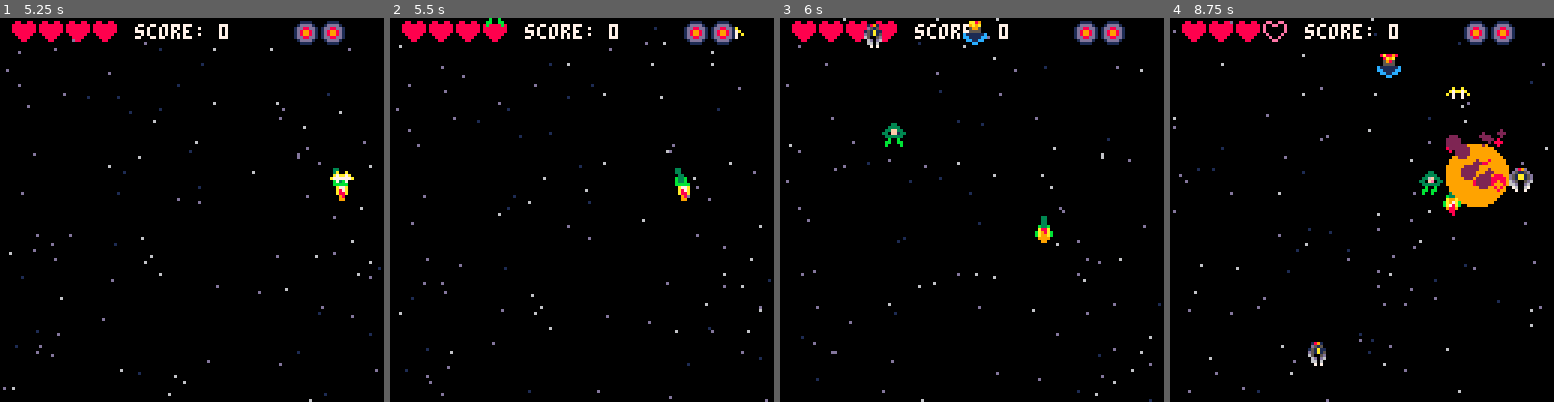
Above: before the commit, frames 1-4 (left to right).
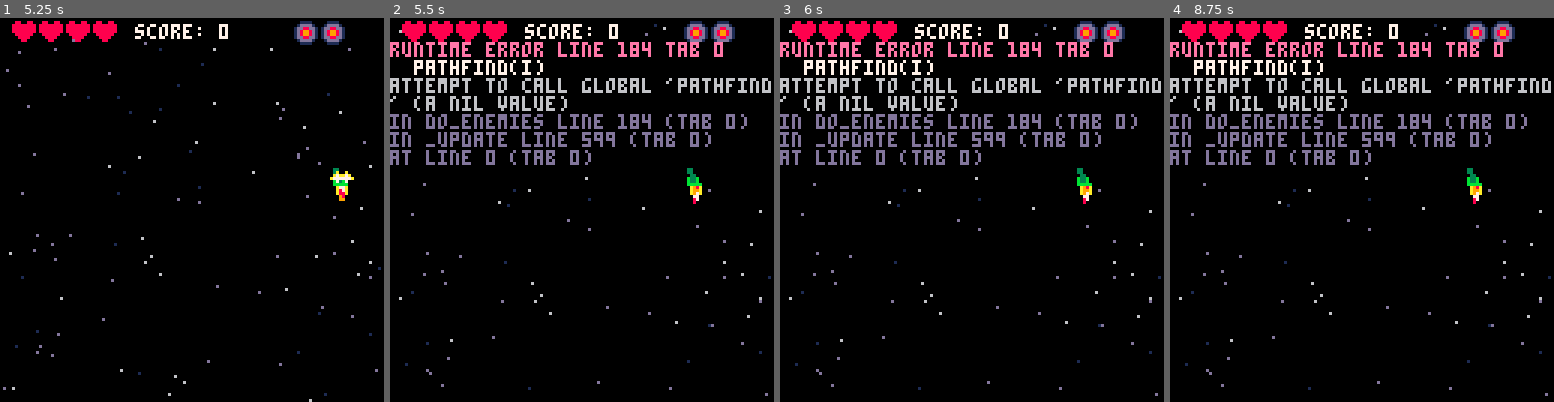
Above: after the commit, the same moments.

Repository: mathyousee/theyre-coming-p8
Game: PICO-8 cartridge theyrecoming.p8
Two runs of this game, one before a commit and one after it. Both use one fixed random seed, a clock stepped at 60 frames per second and the inputs below.
Inputs:
- Up to frame 1 (5.25 s): tap X (X key) at 0.33, 1.07, 1.85, 2.97, 4.08, 5.2 s; tap O (Z key) at 0.7, 1.7, 2.1, 2.5, 2.9, 3.3, 3.7, 4.1, 4.5, 4.9 s; hold Right 1.6-2.1 s; hold Up 2.15-2.42 s; hold Right 2.47-3.03 s; hold Left 3.08-3.58 s; hold Down 3.63-3.97 s; hold Right 4.02-4.68 s; hold Up 4.73-5.03 s; hold Left from 5.08 s (still down)
- Up to frame 2 (5.5 s): keep holding Left; tap O (Z key) at 5.3 s
- Up to frame 3 (6 s): release Left at 5.68 s; tap O (Z key) at 5.7 s; hold Down from 5.73 s (still down)
- Up to frame 4 (8.75 s): release Down at 6.03 s; hold Right 6.08-6.58 s; tap O (Z key) every 0.4 s from 6.1 to 8.5 s; tap X (X key) at 6.32, 7.43, 8.55 s; hold Right 6.63-7.13 s; hold Up 7.18-7.45 s; hold Right 7.5-8.07 s; hold Left 8.12-8.62 s; hold Down from 8.67 s (still down)

Frame 1 is identical in both runs. In frame 2, 9.0% of the frame differs, in the area x 0-100%, y 0-100%; in frame 3, 9.4%; in frame 4, 12%.
Error after the commit: runtime error line 184 tab 0; pathfind(i); attempt to call global 'pathfind' (a nil value)

Commit message:
enhancing enemy logic

Diff:
--- a/theyrecoming.p8
+++ b/theyrecoming.p8
@@ -90,9 +90,6 @@
   p.fy=6
  end
 
- --move horizontally and vertically
--- p.x+=p.dx
--- p.y+=p.dy
  move(p)
 
  --don't go off the screen
@@ -155,10 +152,6 @@
   sfx(0)
  end
 
- --[[debug
- if btnp(4) then
-  gen_powerup(p.x,p.y-50)
- end]]
 
  --check for powerups
 
@@ -191,6 +184,7 @@
  for i in all (enemies) do
   animate(i)
   move(i)
+  pathfind(i)
   --if flr(i.y)==20 then fire(i,1,4,{s=49}) end
   if i.y >128 then del(enemies,i) end
   if collide(p,i) and p.inv<=0 then
